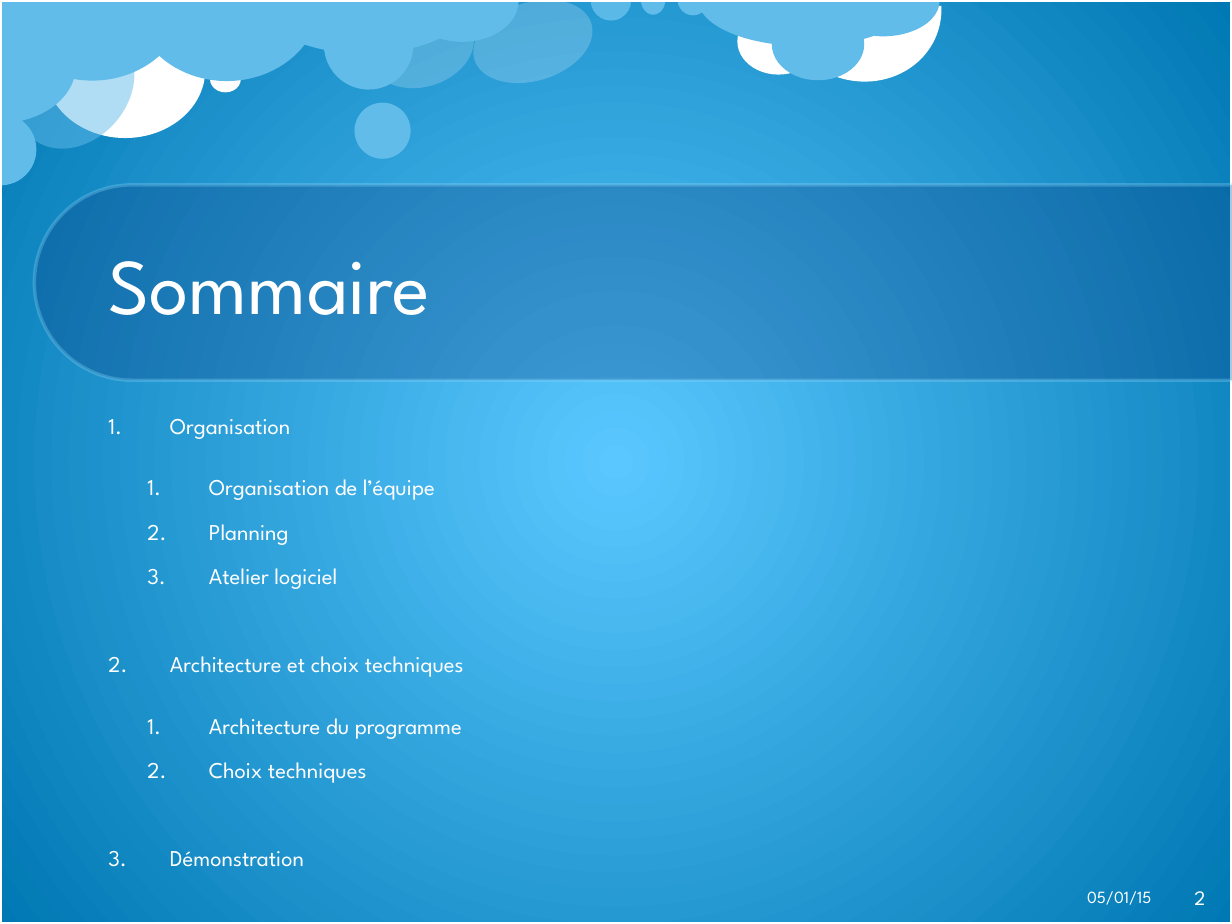
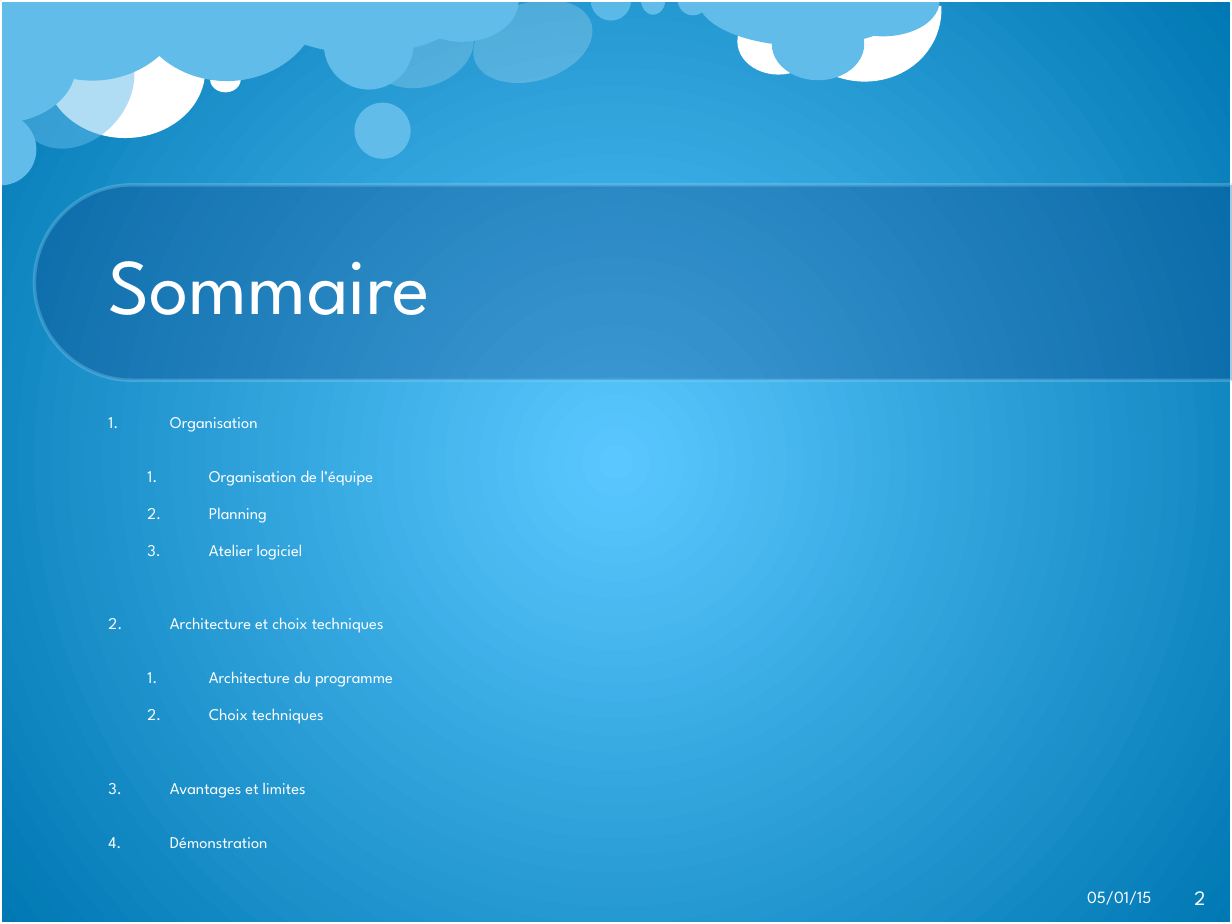
Before and after one commit to Aveys/Les-tresors-de-Java, a slide deck: slide 2 of Livraison/Soutenance.pptx. Drawn at 1232x924 pixels with LibreOffice and Linux fonts; fonts in the diff are those of the drawing; background and template pictures are left out. Boxes give left, top, right and bottom in pixels: in the first picture for what was removed or moved away, otherwise in the second. Text is boxed around its words. In the diff, an @@ line names an element or a change of style, - is before the commit and + after.

```diff
--- a/Livraison/Soutenance.pptx
+++ b/Livraison/Soutenance.pptx
@@ text at (x1=170, y1=417, x2=393, y2=848): size 13.2 to 9.6 pt in "Organisation", "Organisation de l’équipe", "Planning", "Atelier logiciel" and 4 more places @@
@@ text at (x1=170, y1=782, x2=306, y2=798): paragraph added @@
+3. Avantages et limites
```
Also in this commit, not shown: 8 other slides changed, 1 other file.
